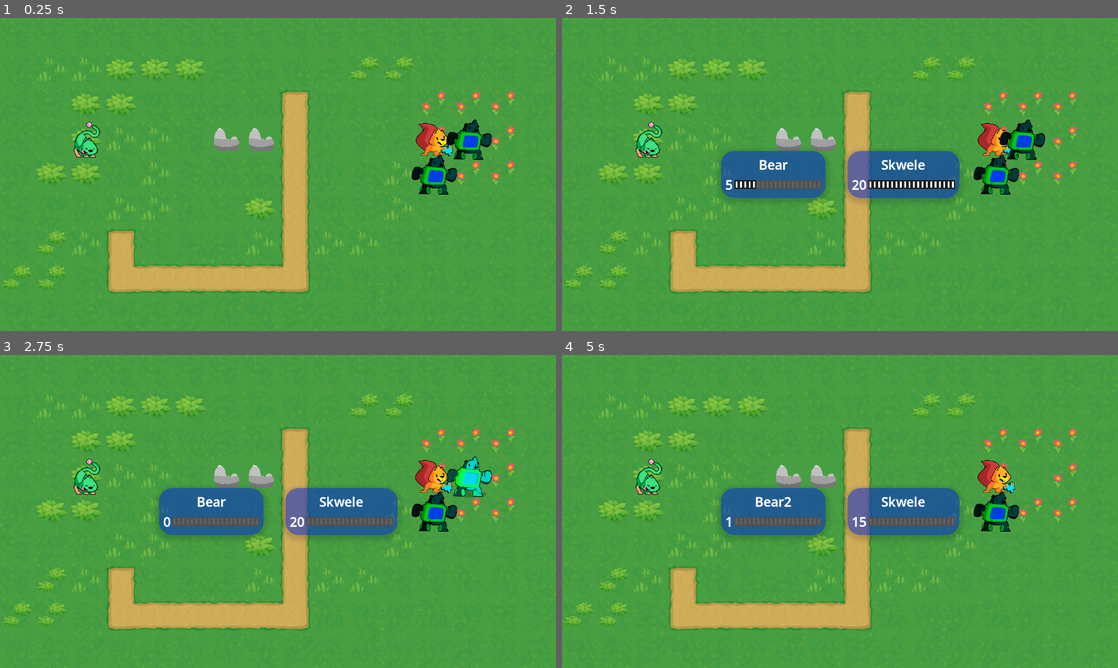
Above: before the commit, frames 1-4 (two rows, left to right).
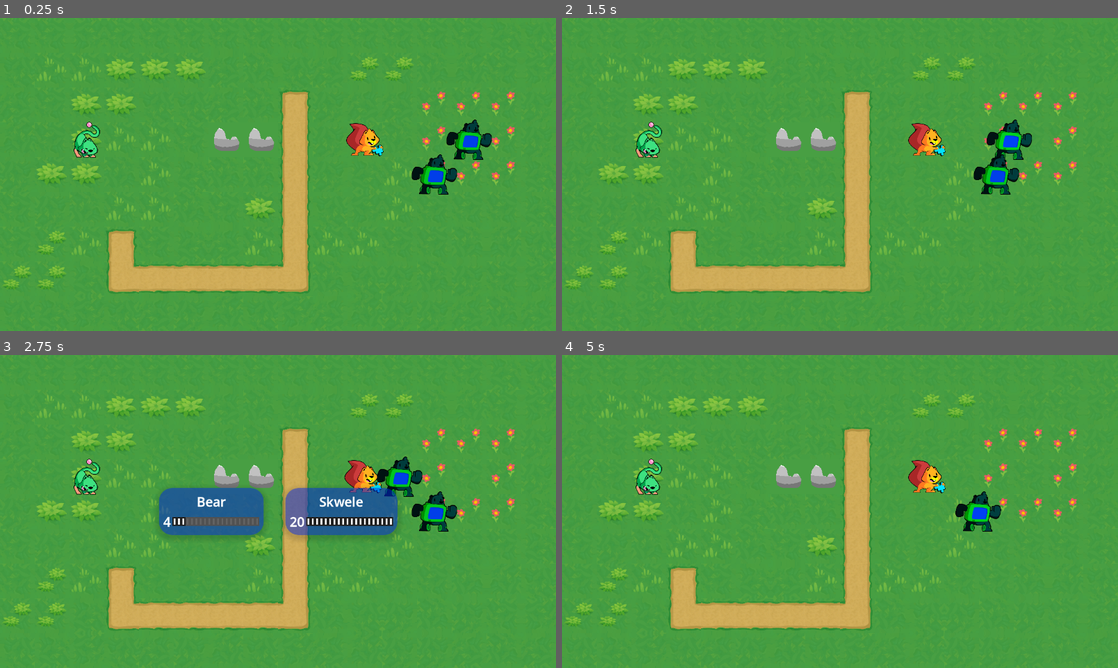
Above: after the commit, the same moments.

Repository: mojius/FarmStrategy
Game: Godot game, scene res://Main.tscn
Same seed, same stepped clock (60 frames per second), same inputs: the game is played once before the commit and once after it.
Inputs (mouse positions are in pixels of both pictures, inside the frame that each line leads up to):
- Up to frame 1 (0.25 s): no input
- Up to frame 2 (1.5 s): tap Enter (ui_accept) at 0.5, 0.77 s; move the mouse to (962, 158) at 0.52 s; press the mouse at (962, 158) at 0.53 s; hold Right (ui_right) 0.53-1.28 s; move the mouse to (728, 190) at 1.27 s; release the mouse at (728, 190) at 1.28 s; hold Down (ui_down) from 1.28 s (still down); click (728, 190) at 1.35 s
- Up to frame 3 (2.75 s): tap Enter (ui_accept) at 1.52 s; move the mouse to (333, 442) at 2.02 s; release Down (ui_down) at 2.03 s; press the mouse at (333, 442) at 2.03 s; hold Right (ui_right) from 2.03 s (still down)
- Up to frame 4 (5 s): move the mouse to (812, 574) at 2.77 s; release Right (ui_right) at 2.78 s; release the mouse at (812, 574) at 2.78 s; hold Up (ui_up) 2.78-3.53 s; click (812, 574) at 2.85 s; tap Enter (ui_accept) at 3.02, 3.77, 4.52 s; move the mouse to (1006, 558) at 3.52 s; press the mouse at (1006, 558) at 3.53 s; hold Left (ui_left) from 3.53 s (still down); move the mouse to (673, 464) at 4.27 s; release the mouse at (673, 464) at 4.28 s; click (673, 464) at 4.35 s

The runs differ from the first frame. In frame 1, 1.0% of the frame differs, in the area x 62-82%, y 33-45%; in frame 2, 7.3%; in frame 3, 2.7%; in frame 4, 7.6%, in the area x 28-83%, y 33-59%.

Commit message:
Fixed enemies

Diff:
--- a/GameBoard/GameBoard.gd
+++ b/GameBoard/GameBoard.gd
@@ -344,7 +344,8 @@
 
 		_find_targets_in_range()
 		if (_active_targets.size() > 0):
-			attack(_active_targets.pick_random())
+			await attack(_active_targets.pick_random())
+			continue
 
 	_active_faction = target_faction
 
--- a/Main.tscn
+++ b/Main.tscn
@@ -66,7 +66,7 @@
 [node name="UnitPathArrow" parent="GameBoard" instance=ExtResource("6_xwtul")]
 
 [node name="Skwele" parent="GameBoard" instance=ExtResource("2_n3f5l")]
-position = Vector2(1000, 280)
+position = Vector2(840, 280)
 stats = SubResource("Resource_rb6ub")
 skin = ExtResource("8_bib8g")
 move_speed = 500
